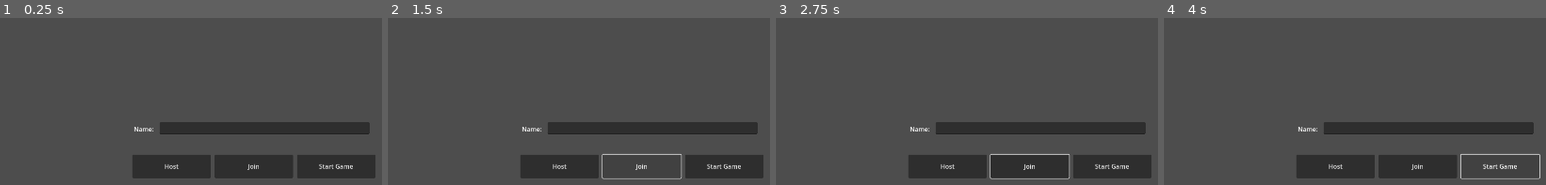
Above: before the commit, frames 1-4 (left to right).
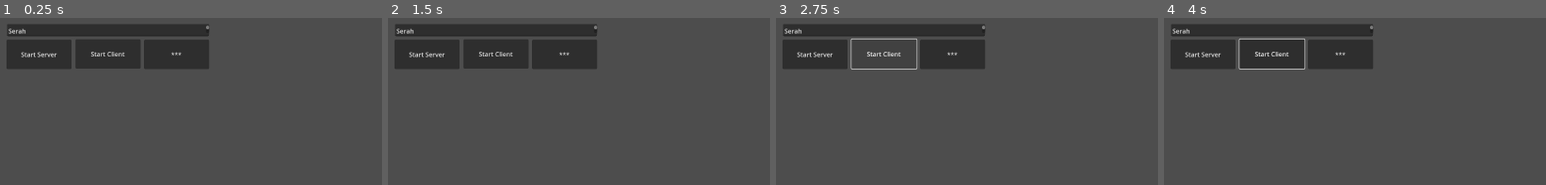
Above: after the commit, the same moments.

Repository: BenjaminSundvall/untitled-rpg
Game: Godot game, scene res://Multiplayer/NetworkTest.tscn
Same seed, same stepped clock (60 frames per second), same inputs: the game is played once before the commit and once after it. Before the commit the project starts from res://old_experiments/MultiplayerTest/MultiplayerScene.tscn.
Inputs (mouse positions are in pixels of both pictures, inside the frame that each line leads up to):
- Up to frame 1 (0.25 s): no input
- Up to frame 2 (1.5 s): click (559, 166) at 0.5 s, where only the run before the commit has a clickable "Host"; click (640, 166) at 1.25 s, where only the run before the commit has a clickable "Join"
- Up to frame 3 (2.75 s): click (882, 54) at 2 s, where only the run after the commit has a clickable "Start Client"
- Up to frame 4 (4 s): click (1270, 54) at 2.75 s, where only the run after the commit has a clickable "Start Client"; click (1500, 166) at 3.5 s, where only the run before the commit has a clickable "Start Game"

The runs differ from the first frame. In frame 1, 25% of the frame differs, in the area x 1-99%, y 3-97%; in frame 2, 22%; in frame 3, 22%; in frame 4, 23%.
Error before the commit: Parse Error: Identifier "GameManager" not declared in the current scope. (res://old_experiments/MultiplayerTest/MultiplayerController.gd:40)

Commit message:
Just made sure the test is runnable

Diff:
--- a/godot/old_experiments/MultiplayerTest/GameManager.gd
+++ b/godot/old_experiments/MultiplayerTest/GameManager.gd
@@ -4,9 +4,9 @@
 
 # Called when the node enters the scene tree for the first time.
 func _ready() -> void:
-    pass # Replace with function body.
+	pass # Replace with function body.
 
 
 # Called every frame. 'delta' is the elapsed time since the previous frame.
 func _process(delta: float) -> void:
-    pass
+	pass
--- a/godot/old_experiments/MultiplayerTest/MultiplayerController.gd
+++ b/godot/old_experiments/MultiplayerTest/MultiplayerController.gd
@@ -8,73 +8,73 @@
 
 # Called when the node enters the scene tree for the first time.
 func _ready() -> void:
-    multiplayer.peer_connected.connect(peer_connected)
-    multiplayer.peer_disconnected.connect(peer_disconnected)
-    multiplayer.connected_to_server.connect(connected_to_server)
-    multiplayer.connection_failed.connect(connection_failed)
+	multiplayer.peer_connected.connect(peer_connected)
+	multiplayer.peer_disconnected.connect(peer_disconnected)
+	multiplayer.connected_to_server.connect(connected_to_server)
+	multiplayer.connection_failed.connect(connection_failed)
 
 # Called every frame. 'delta' is the elapsed time since the previous frame.
 func _process(delta: float) -> void:
-    pass
+	pass
 
 # Gets called on server and clients
 func peer_connected(id) -> void:
-    print("Player connected ", id)
+	print("Player connected ", id)
 
 # Gets called only from clients
 func peer_disconnected(id) -> void:
-    print("Player disconnected ", id)
+	print("Player disconnected ", id)
 
 # Gets called only from clients
 func connected_to_server(id) -> void:
-    print("Connected to server!")
-    send_player_information.rpc_id(1, $LineEdit.text, multiplayer.get_unique_id())
+	print("Connected to server!")
+	send_player_information.rpc_id(1, $LineEdit.text, multiplayer.get_unique_id())
 
 # Gets called only from clients
 func connection_failed(id) -> void:
-    print("Connection failed!")
+	print("Connection failed!")
 
 @rpc("any_peer")
 func send_player_information(name, id):
-    print("Sending player info ", name, id)
-    if !GameManager.players.has(id):
-        GameManager.players[id] = {
-            "name" : name,
-            "id" : id,
-            "score" : 0
-        }
+	print("Sending player info ", name, id)
+	if !GameManager.players.has(id):
+		GameManager.players[id] = {
+			"name" : name,
+			"id" : id,
+			"score" : 0
+		}
 
-    if multiplayer.is_server():
-        for i in GameManager.players:
-            send_player_information.rpc(GameManager.players[i].name, i)
+	if multiplayer.is_server():
+		for i in GameManager.players:
+			send_player_information.rpc(GameManager.players[i].name, i)
 
 @rpc("any_peer", "call_local")
 func start_game() -> void:
-    var scene = load("res://MultiplayerTest/TestScene.tscn").instantiate()
-    get_tree().root.add_child(scene)
-    self.hide()
+	var scene = load("res://MultiplayerTest/TestScene.tscn").instantiate()
+	get_tree().root.add_child(scene)
+	self.hide()
 
 func host_game() -> void:
-    peer = ENetMultiplayerPeer.new()
-    var error = peer.create_server(port, 2) # Max 2 clients
-    if error != OK:
-        print("Cannot host: ", error)
-        return
-    peer.get_host().compress(ENetConnection.COMPRESS_RANGE_CODER) # Check wiki on why this compression is used
+	peer = ENetMultiplayerPeer.new()
+	var error = peer.create_server(port, 2) # Max 2 clients
+	if error != OK:
+		print("Cannot host: ", error)
+		return
+	peer.get_host().compress(ENetConnection.COMPRESS_RANGE_CODER) # Check wiki on why this compression is used
 
-    multiplayer.set_multiplayer_peer(peer)
-    print("Waiting for players...")
+	multiplayer.set_multiplayer_peer(peer)
+	print("Waiting for players...")
 
 func _on_host_button_down() -> void:
-    host_game()
-    send_player_information($LineEdit.text, multiplayer.get_unique_id())
+	host_game()
+	send_player_information($LineEdit.text, multiplayer.get_unique_id())
 
 func _on_join_button_down() -> void:
-    peer = ENetMultiplayerPeer.new()
-    peer.create_client(address, port)
-    peer.get_host().compress(ENetConnection.COMPRESS_RANGE_CODER) # Check wiki on why this compression is used
-    multiplayer.set_multiplayer_peer(peer)
+	peer = ENetMultiplayerPeer.new()
+	peer.create_client(address, port)
+	peer.get_host().compress(ENetConnection.COMPRESS_RANGE_CODER) # Check wiki on why this compression is used
+	multiplayer.set_multiplayer_peer(peer)
 
 
 func _on_start_game_button_down() -> void:
-    start_game.rpc()
+	start_game.rpc()
--- a/godot/project.godot
+++ b/godot/project.godot
@@ -11,7 +11,7 @@
 [application]
 
 config/name="godot/untitled-rpg"
-run/main_scene="res://old_experiments/MultiplayerTest/MultiplayerScene.tscn"
+run/main_scene="res://Multiplayer/NetworkTest.tscn"
 config/features=PackedStringArray("4.2", "Mobile")
 config/icon="res://assets/icon.svg"
 
